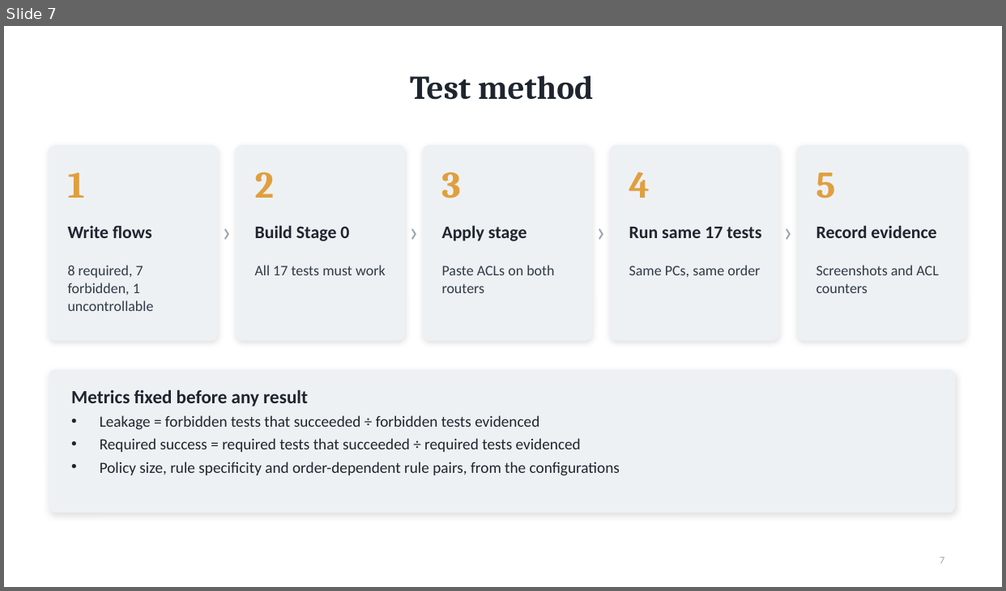
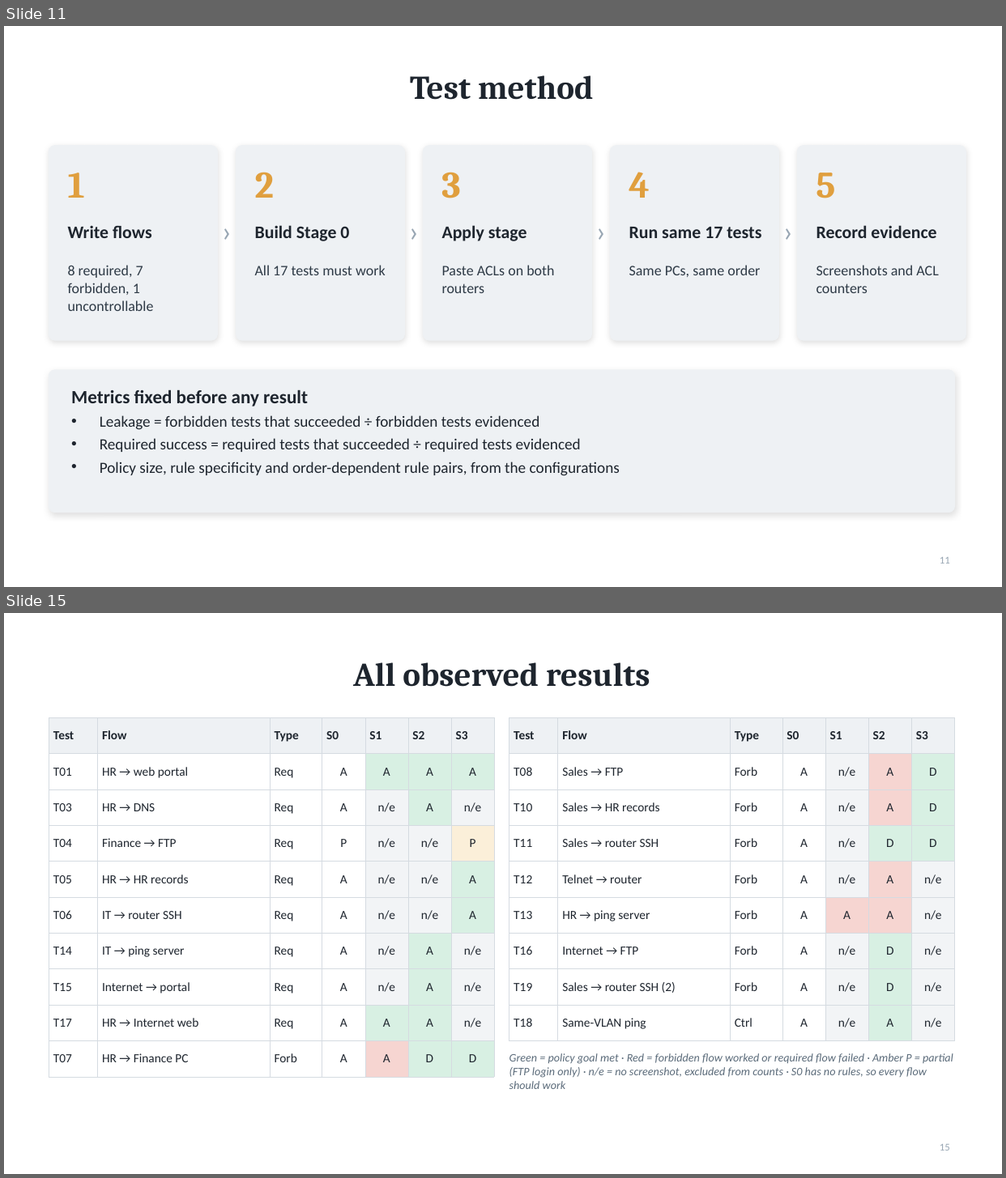
Before and after one commit to darshanpvt007-afk/firewall-policy-complexity-case-study, a slide deck: report/case-study-presentation.pptx. Shown one above the other, each under a label of ours: slide 7 before the commit, slides 11 and 15 after it; the slides between them are not shown. The pictures are 1006x591 and 1006x1178 pixels, drawn with LibreOffice and Linux fonts; fonts in the diff are those of the drawing. Boxes give left, top, right and bottom in pixels: in the first picture for what was removed or moved away, otherwise in the second. Text is boxed around its words. In the diff, an @@ line names an element or a change of style, - is before the commit and + after.

```diff
--- a/report/case-study-presentation.pptx
+++ b/report/case-study-presentation.pptx
@@ slide 15 added at <box>4,613,1002,1174</box>, background #FFFFFF @@
@@ title added at <box>353,662,650,687</box>, 32 pt, text #1E252E, bold @@
+All observed results
@@ table added at <box>49,717,493,1066</box>, 10 rows, 7 columns @@
+Test | Flow | Type | S0 | S1 | S2 | S3
+T01 | HR → web portal | Req | A | A | A | A
+T03 | HR → DNS | Req | A | n/e | A | n/e
+T04 | Finance → FTP | Req | P | n/e | n/e | P
+T05 | HR → HR records | Req | A | n/e | n/e | A
+T06 | IT → router SSH | Req | A | n/e | n/e | A
+T14 | IT → ping server | Req | A | n/e | A | n/e
+T15 | Internet → portal | Req | A | n/e | A | n/e
+T17 | HR → Internet web | Req | A | A | A | n/e
+T07 | HR → Finance PC | Forb | A | A | D | D
@@ table added at <box>509,717,953,1033</box>, 9 rows, 7 columns @@
+Test | Flow | Type | S0 | S1 | S2 | S3
+T08 | Sales → FTP | Forb | A | n/e | A | D
+T10 | Sales → HR records | Forb | A | n/e | A | D
+T11 | Sales → router SSH | Forb | A | n/e | D | D
+T12 | Telnet → router | Forb | A | n/e | A | n/e
+T13 | HR → ping server | Forb | A | A | A | n/e
+T16 | Internet → FTP | Forb | A | n/e | D | n/e
+T19 | Sales → router SSH (2) | Forb | A | n/e | D | n/e
+T18 | Same-VLAN ping | Ctrl | A | n/e | A | n/e
@@ text added at <box>509,1054,953,1089</box>, 11 pt, text #5B6B7A, italic @@
+Green = policy goal met · Red = forbidden flow worked or required flow failed · Amber P = partial (FTP login only) · n/e = no screenshot, excluded from counts · S0 has no rules, so every flow should work
@@ page number added at <box>940,1144,950,1151</box>, 10 pt, text #98A6B3 @@
+15
@@ what was slide 7 is now slide 11 @@
@@ page number at <box>940,557,950,564</box>: text changed @@
-7
+11
```
Also in this commit, not shown: 1 slide changed, 9 other slides added, 2 other files.
